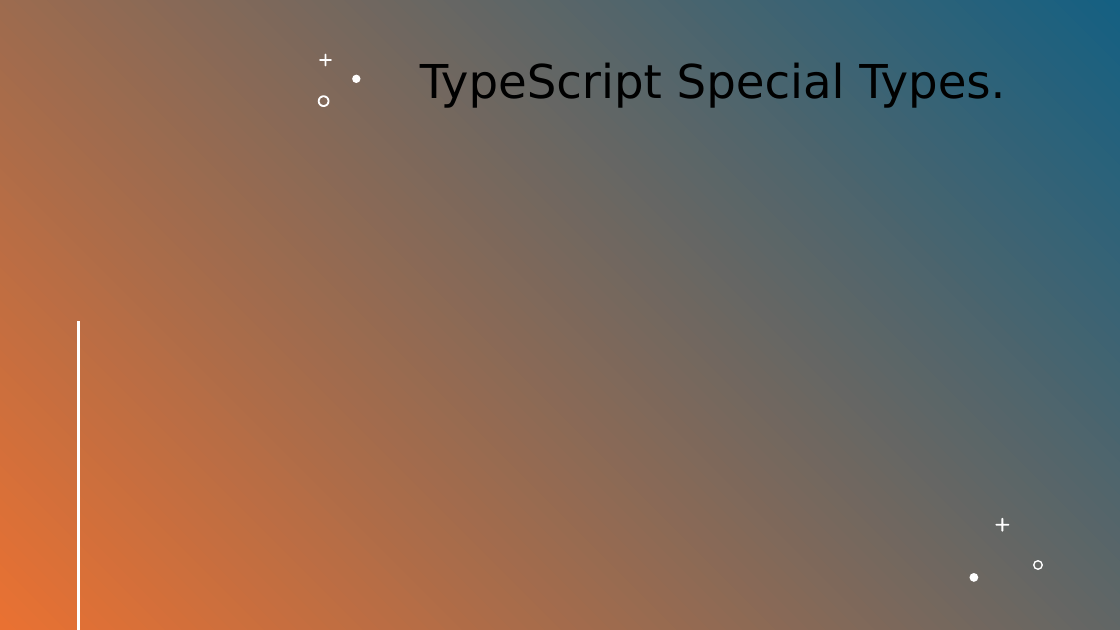
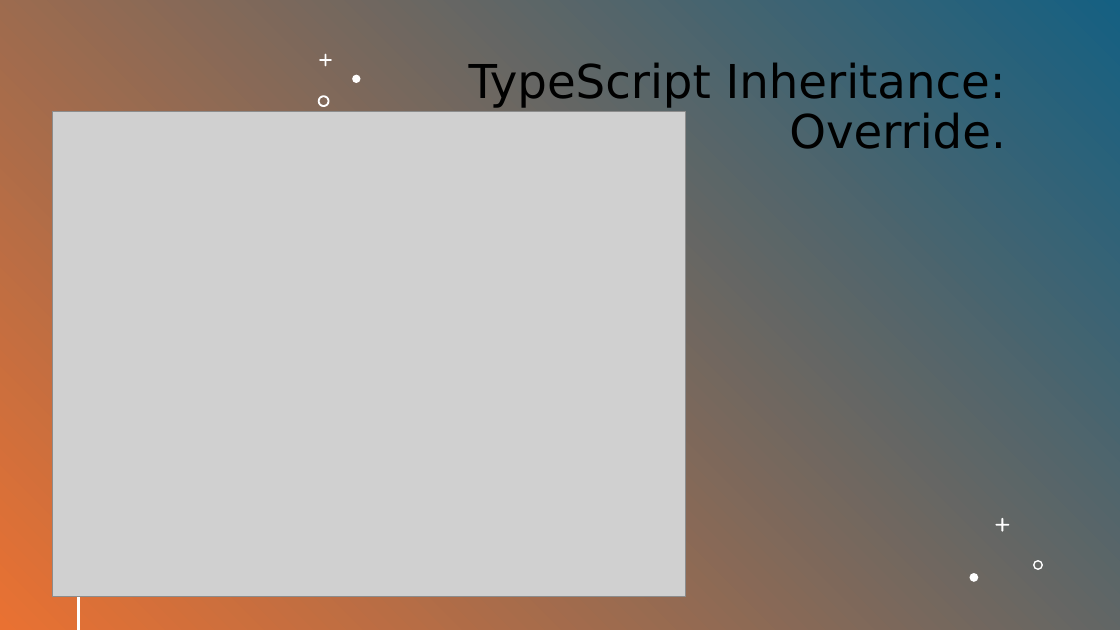
Before and after one commit to RumosProjetos/Acao84091, a slide deck: slide 18 of src/Fundamentos de HTML5, CSS e Javascript/TypeScript.pptx (slide 17 before the commit). Drawn at 1120x630 pixels with LibreOffice and Linux fonts; fonts in the diff are those of the drawing; grey boxes stand for pictures. Boxes give left, top, right and bottom in pixels: in the first picture for what was removed or moved away, otherwise in the second. Text is boxed around its words. In the diff, an @@ line names an element or a change of style, - is before the commit and + after.

```diff
--- a/src/Fundamentos de HTML5, CSS e Javascript/TypeScript.pptx
+++ b/src/Fundamentos de HTML5, CSS e Javascript/TypeScript.pptx
@@ title at <box>469,62,1006,149</box>: text changed @@
-TypeScript Special Types.
+TypeScript Inheritance: Override.
@@ picture added at <box>52,112,686,596</box> @@
```
Also in this commit, not shown: 4 other slides changed, 3 slides added.
